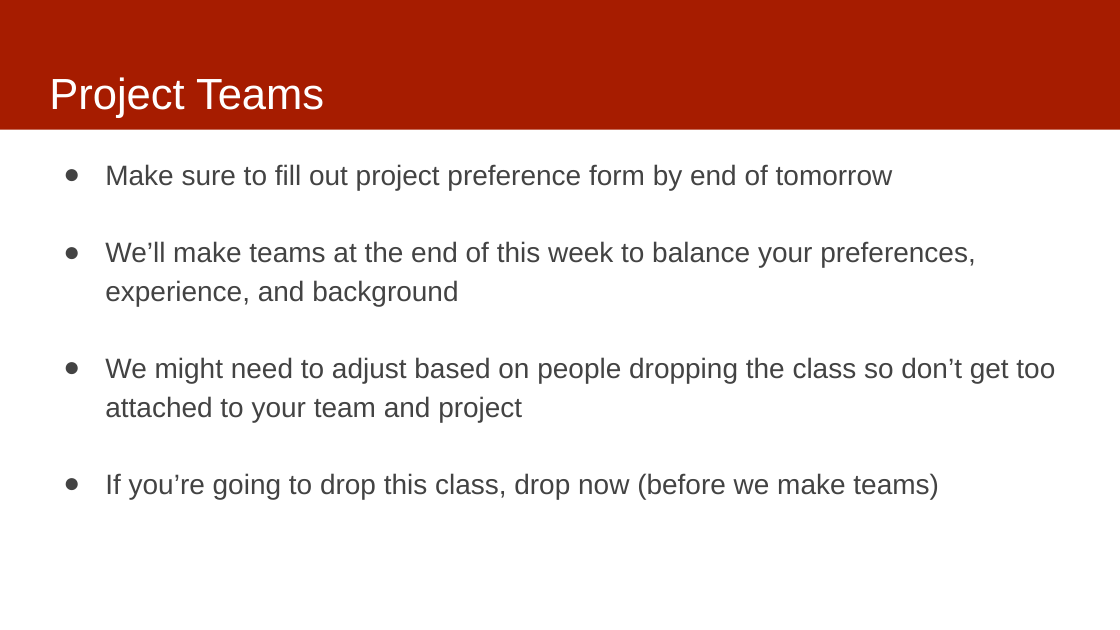
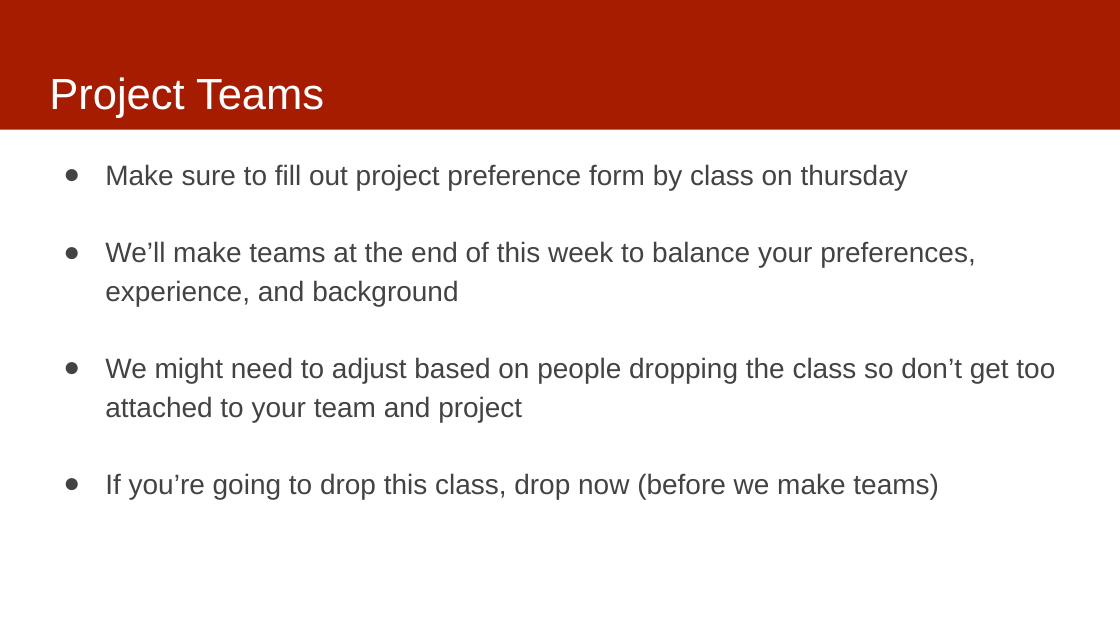
Before and after one commit to dssg/mlforpublicpolicylab, a slide deck: slide 15 of Lectures/01-ClassOverview.pptx (slide 14 before the commit). Drawn at 1120x630 pixels with LibreOffice and Linux fonts; fonts in the diff are those of the drawing. Boxes give left, top, right and bottom in pixels: in the first picture for what was removed or moved away, otherwise in the second. Text is boxed around its words. In the diff, an @@ line names an element or a change of style, - is before the commit and + after.

```diff
--- a/Lectures/01-ClassOverview.pptx
+++ b/Lectures/01-ClassOverview.pptx
@@ text at (x1=105, y1=164, x2=908, y2=190): text changed @@
-● Make sure to fill out project preference form by end of tomorrow
+● Make sure to fill out project preference form by class on thursday
```
Also in this commit, not shown: 4 other slides changed, 1 slide added.
